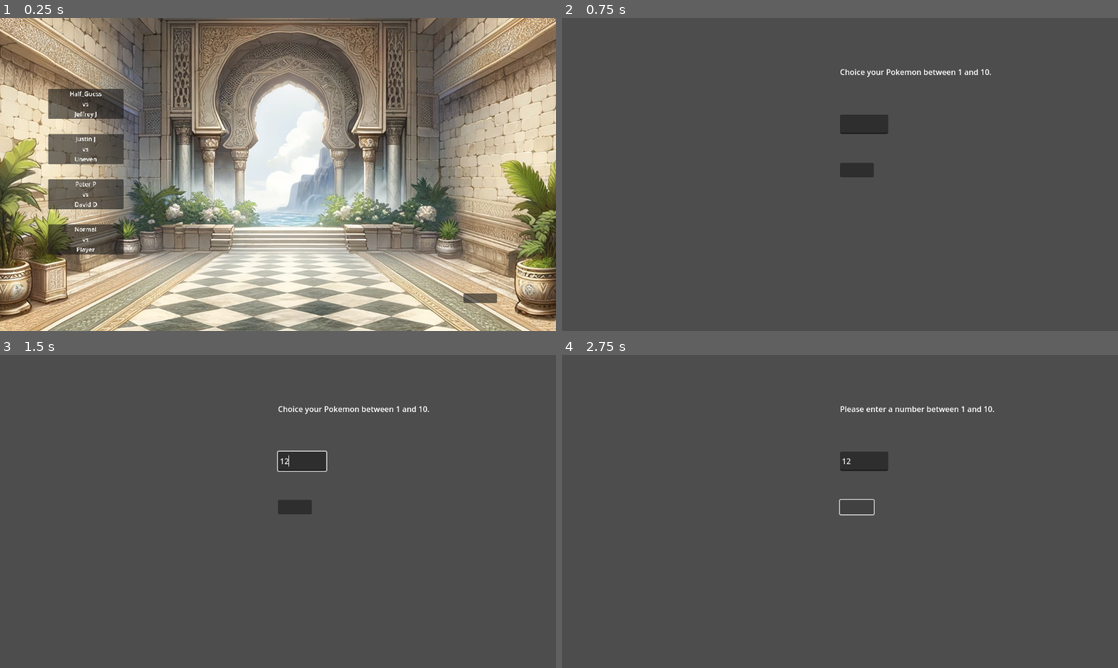
Above: before the commit, frames 1-4 (two rows, left to right).
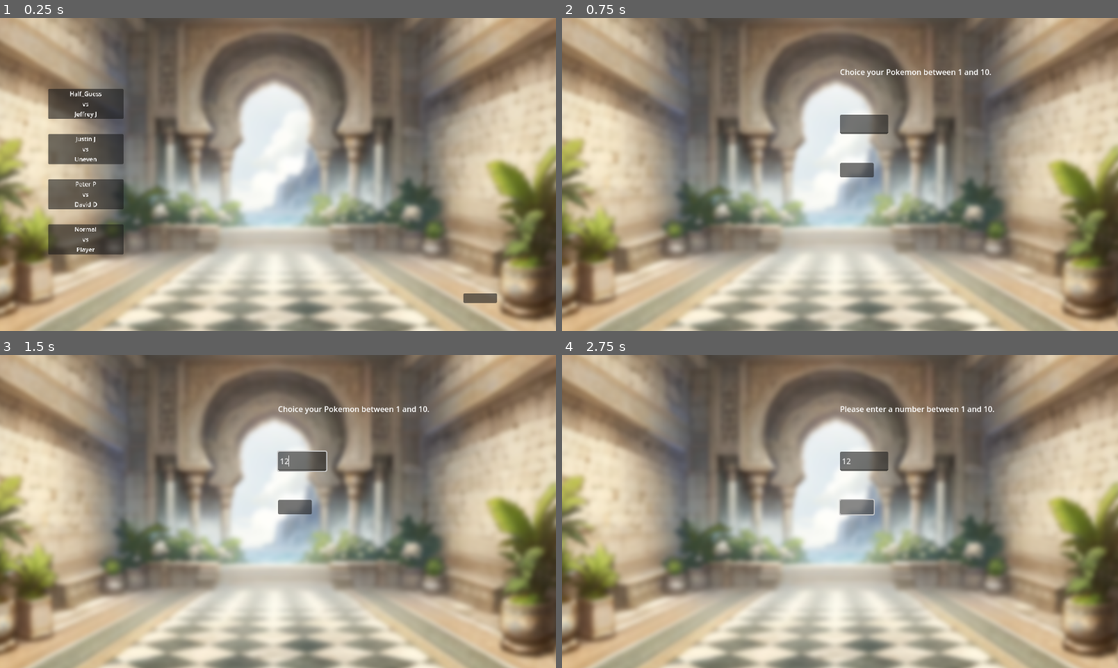
Above: after the commit, the same moments.

Repository: Quilfort/gameoff-2024
Game: Godot game, scene res://Scenes/tournament.tscn
Two runs of this game, one before a commit and one after it. Both use one fixed random seed, a clock stepped at 60 frames per second and the inputs below.
Inputs (mouse positions are in pixels of both pictures, inside the frame that each line leads up to):
- Up to frame 1 (0.25 s): no input
- Up to frame 2 (0.75 s): click (1040, 299) at 0.5 s
- Up to frame 3 (1.5 s): click (300, 461) at 1.27 s; type "12" at 1.35 s
- Up to frame 4 (2.75 s): click (856, 508) at 2 s

The runs differ from the first frame. In frame 1, 51% of the frame differs, in the area x 0-100%, y 0-100%; in frame 2, 88%; in frame 3, 88%; in frame 4, 88%.

Commit message:
Add more backgrounds

Diff:
--- a/game-off-2024/Scenes/after_battle.tscn
+++ b/game-off-2024/Scenes/after_battle.tscn
@@ -1,9 +1,14 @@
-[gd_scene load_steps=2 format=3 uid="uid://cy76r6mgelxnk"]
+[gd_scene load_steps=3 format=3 uid="uid://cy76r6mgelxnk"]
 
 [ext_resource type="Script" path="res://Scripts/after_battle.gd" id="1_27w7t"]
+[ext_resource type="Texture2D" uid="uid://u27xega1h531" path="res://Assets/Background/bg_tournament_blur.png" id="2_072no"]
 
 [node name="AfterBattle" type="Node2D"]
 script = ExtResource("1_27w7t")
+
+[node name="BGAfterBattle" type="Sprite2D" parent="."]
+position = Vector2(530, 330)
+texture = ExtResource("2_072no")
 
 [node name="BattleResultLabel" type="Label" parent="."]
 offset_left = 576.0
--- a/game-off-2024/Scenes/battle.tscn
+++ b/game-off-2024/Scenes/battle.tscn
@@ -1,10 +1,15 @@
-[gd_scene load_steps=2 format=3 uid="uid://crkesognymeql"]
+[gd_scene load_steps=3 format=3 uid="uid://crkesognymeql"]
 
 [ext_resource type="Script" path="res://Scripts/battle.gd" id="1_owltm"]
+[ext_resource type="Texture2D" uid="uid://5efckeydjmxo" path="res://Assets/Background/bg_battle_blur.png" id="2_ut80p"]
 
 [node name="Battle" type="Node2D"]
 position = Vector2(60, 77)
 script = ExtResource("1_owltm")
+
+[node name="BGBattle" type="Sprite2D" parent="."]
+position = Vector2(470, 253)
+texture = ExtResource("2_ut80p")
 
 [node name="BattleStatusLabel" type="Label" parent="."]
 offset_left = 576.0
--- a/game-off-2024/Scenes/before_battle.tscn
+++ b/game-off-2024/Scenes/before_battle.tscn
@@ -1,9 +1,14 @@
-[gd_scene load_steps=2 format=3 uid="uid://byxxtiah36xw1"]
+[gd_scene load_steps=3 format=3 uid="uid://byxxtiah36xw1"]
 
 [ext_resource type="Script" path="res://Scripts/before_battle.gd" id="1_oxnch"]
+[ext_resource type="Texture2D" uid="uid://u27xega1h531" path="res://Assets/Background/bg_tournament_blur.png" id="2_orwjv"]
 
 [node name="BeforeBattle" type="Node2D"]
 script = ExtResource("1_oxnch")
+
+[node name="BGBeforeBattle" type="Sprite2D" parent="."]
+position = Vector2(530, 330)
+texture = ExtResource("2_orwjv")
 
 [node name="StartLabel" type="Label" parent="."]
 offset_left = 576.0
--- a/game-off-2024/Scenes/tournament.tscn
+++ b/game-off-2024/Scenes/tournament.tscn
@@ -1,15 +1,15 @@
 [gd_scene load_steps=4 format=3 uid="uid://5v8ykpbewox1"]
 
 [ext_resource type="Script" path="res://Scripts/tournament_schema.gd" id="1_gf848"]
+[ext_resource type="Texture2D" uid="uid://u27xega1h531" path="res://Assets/Background/bg_tournament_blur.png" id="2_gyj41"]
 [ext_resource type="Script" path="res://Scripts/tournament_bracket.gd" id="2_sfcib"]
-[ext_resource type="Texture2D" uid="uid://bg2ohx7gv04bi" path="res://Assets/Background/bg_tournament.png" id="3_6ne7e"]
 
 [node name="Tournament" type="Node2D"]
 script = ExtResource("1_gf848")
 
-[node name="Sprite2D" type="Sprite2D" parent="."]
-position = Vector2(560, 330)
-texture = ExtResource("3_6ne7e")
+[node name="BGTournament" type="Sprite2D" parent="."]
+position = Vector2(530, 330)
+texture = ExtResource("2_gyj41")
 
 [node name="TournamentScheduleLabel" type="Label" parent="."]
 offset_left = 50.0
Binary file added: game-off-2024/Assets/Background/bg_battle.png
Not shown, added: game-off-2024/Assets/Background/bg_battle.png.import
Binary file added: game-off-2024/Assets/Background/bg_battle_blur.png
Not shown, added: game-off-2024/Assets/Background/bg_battle_blur.png.import
